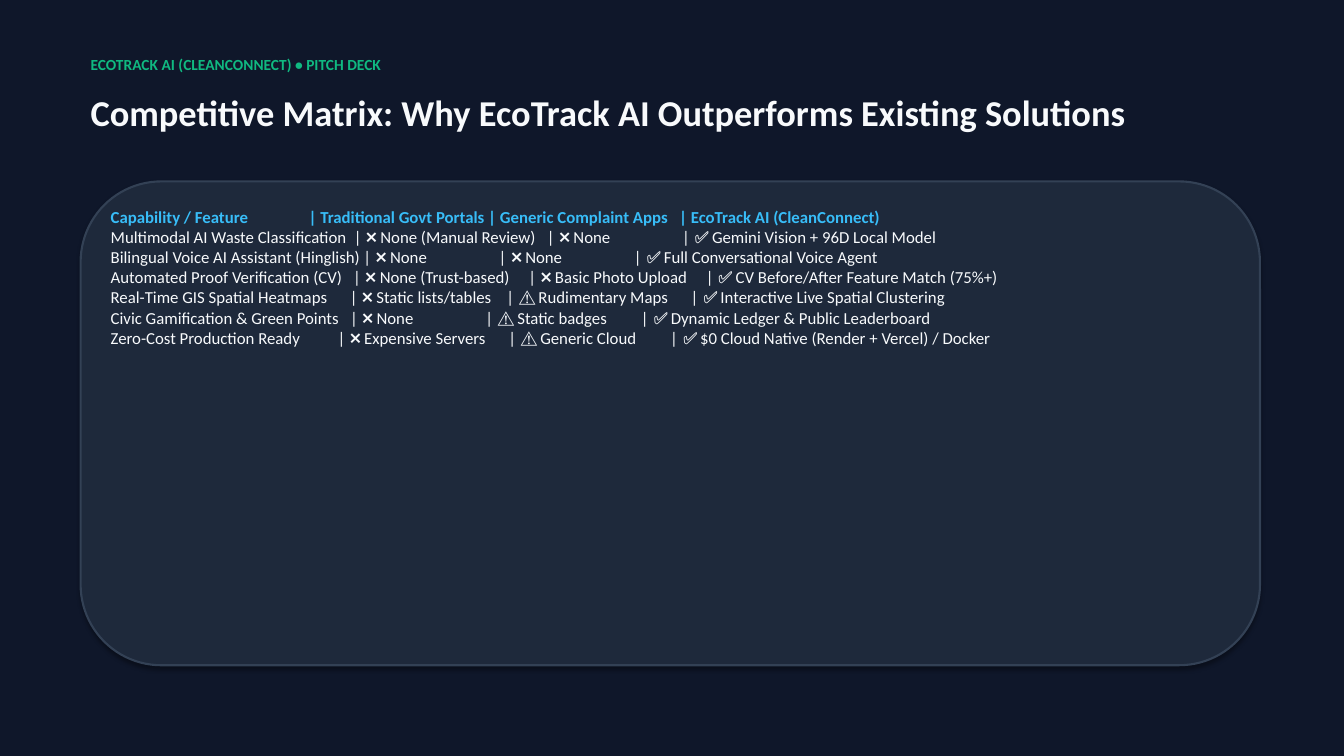
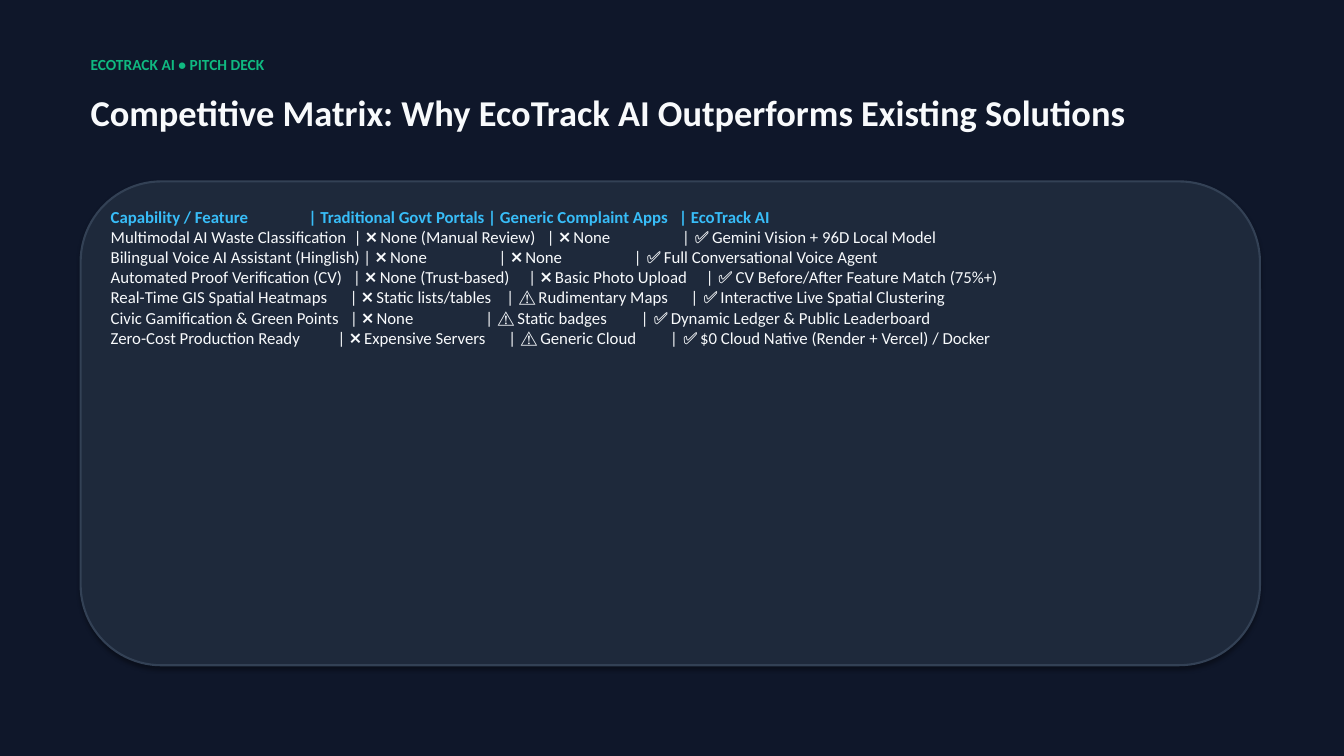
Before and after one commit to digitalminddilip/ecotrackaipwd, a slide deck: slide 9 of EcoTrack_AI_Presentation.pptx. Drawn at 1344x756 pixels with LibreOffice and Linux fonts; fonts in the diff are those of the drawing. Boxes give left, top, right and bottom in pixels: in the first picture for what was removed or moved away, otherwise in the second. Text is boxed around its words. In the diff, an @@ line names an element or a change of style, - is before the commit and + after.

```diff
--- a/EcoTrack_AI_Presentation.pptx
+++ b/EcoTrack_AI_Presentation.pptx
@@ text at bbox=[91, 60, 265, 70]: text changed @@
-ECOTRACK AI (CLEANCONNECT) • PITCH DECK
+ECOTRACK AI • PITCH DECK
@@ text at bbox=[111, 211, 770, 226]: text changed @@
-Capability / Feature | Traditional Govt Portals | Generic Complaint Apps | EcoTrack AI (CleanConnect)
+Capability / Feature | Traditional Govt Portals | Generic Complaint Apps | EcoTrack AI
```
Also in this commit, not shown: 9 other slides changed, 25 other files.
